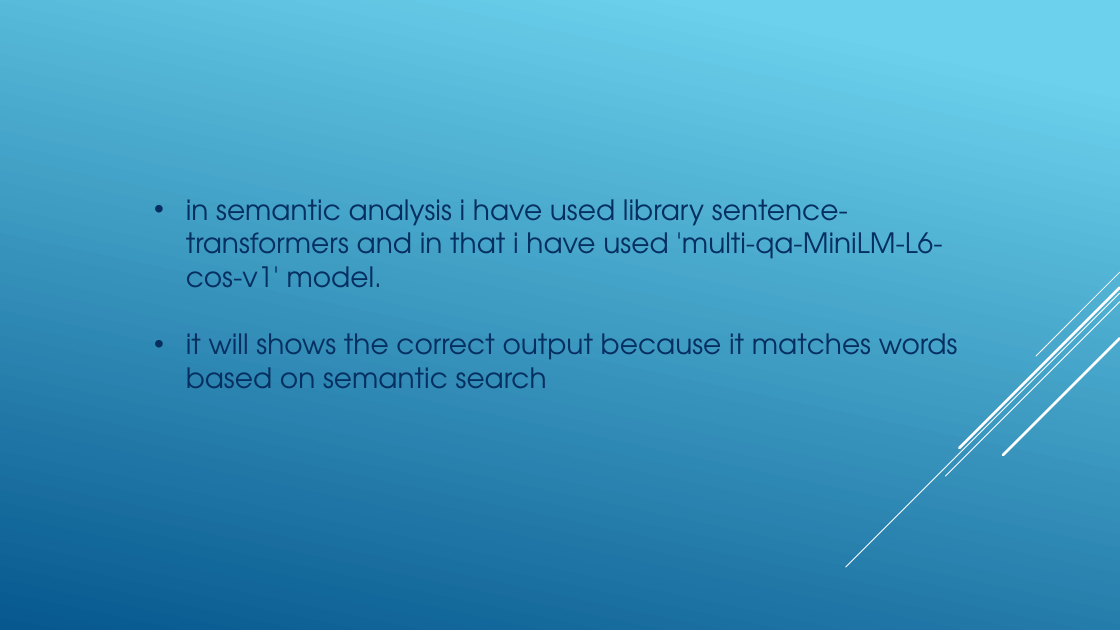
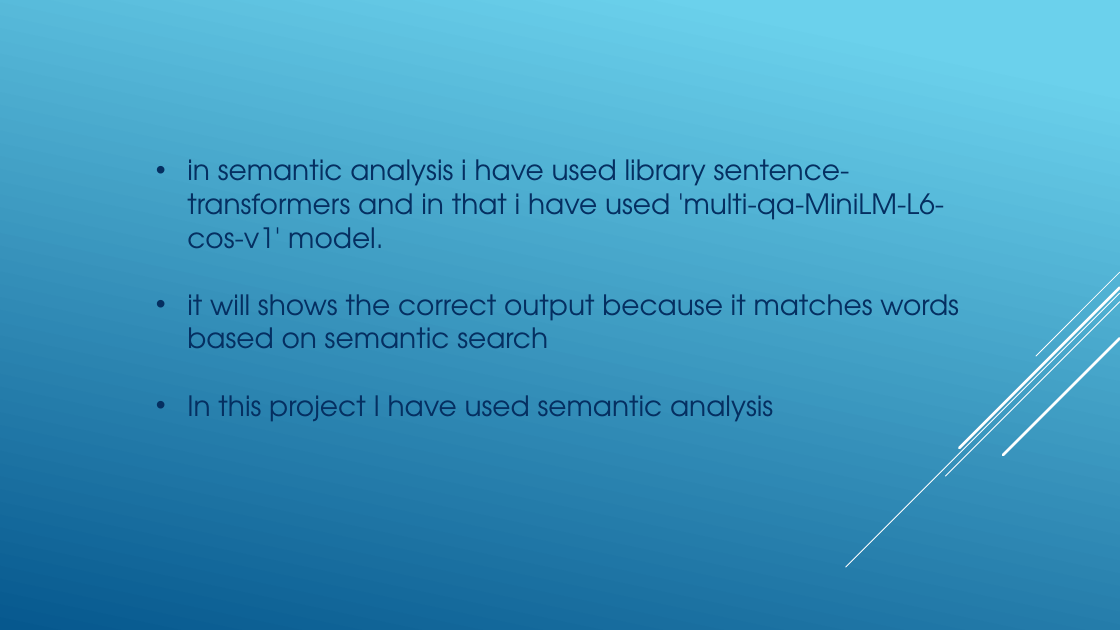
Before and after one commit to harshj-1703/Student-Elective_Subject-Web-FLASK-AI, a slide deck: slide 5 of AI-Project.pptx. Drawn at 1120x630 pixels with LibreOffice and Linux fonts; fonts in the diff are those of the drawing. Boxes give left, top, right and bottom in pixels: in the first picture for what was removed or moved away, otherwise in the second. Text is boxed around its words. In the diff, an @@ line names an element or a change of style, - is before the commit and + after.

Commit message:
updated ppt

```diff
--- a/AI-Project.pptx
+++ b/AI-Project.pptx
@@ text "in semantic analysis i have ..." moved from (x1=186, y1=199, x2=958, y2=388) to (x1=187, y1=159, x2=959, y2=421) @@
@@ text at (x1=187, y1=395, x2=773, y2=421): paragraph added @@
+• In this project I have used semantic analysis
```
Also in this commit, not shown: 1 other slide changed.
